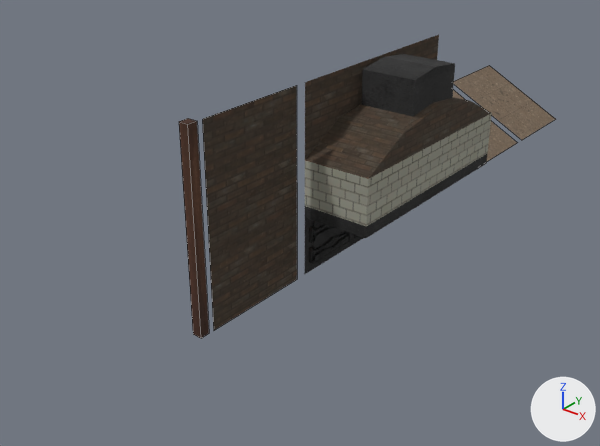
Renders of the FBX model Docs/FBX/AssetsCozinha.fbx from each side of a commit.
Before and after are seen from a 50 mm lens placed at (7.65, -7.78, 7.42), pointed at (-1.79, 4.02, 0.1). The lights are fixed; the arrows at lower right show +X, +Y and +Z. The picture after the commit comes second. Mesh edges are drawn as thin lines on the coarser meshes.

In view in the first picture: 'fogao', 'paredeCozinha', 'pilarCozinha', 'tetoIclinado', 'tetoLateralCozinha'.
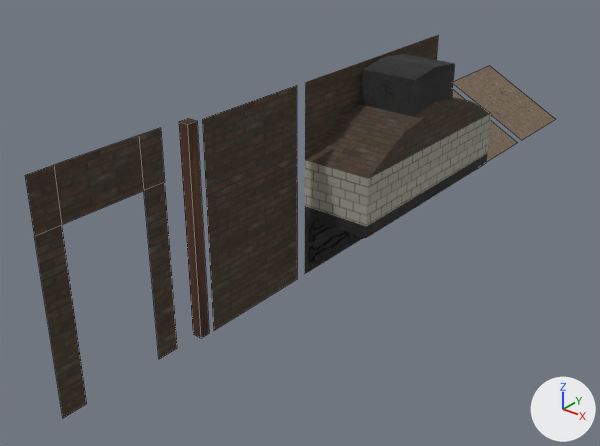
Changed parts and their boxes (x1, y1, x2, y2) in the pictures (600 x 446 px):
'paredeCozinhaPorta', added: after (25, 128, 177, 418)

Diff of the bpy script that builds the scene:
```diff
--- a/Docs/FBX/AssetsCozinha.fbx.py
+++ b/Docs/FBX/AssetsCozinha.fbx.py
@@ me_paredecozinha_003 @@
+me_paredecozinha_003.from_pydata(...)  # 12 vertices, 5 faces; spans x 0.0, y -2.17..0.0, z 0.0..3.62
+me_paredecozinha_003.materials.append(mat_material_003)  # picture img_atlascozinha_png
@@ ob_paredecozinhaporta @@
+ob_paredecozinhaporta = bpy.data.objects.new('paredeCozinhaPorta', me_paredecozinha_003)
+ob_paredecozinhaporta.location = (-0.62, -0.5, 0.0)
```
